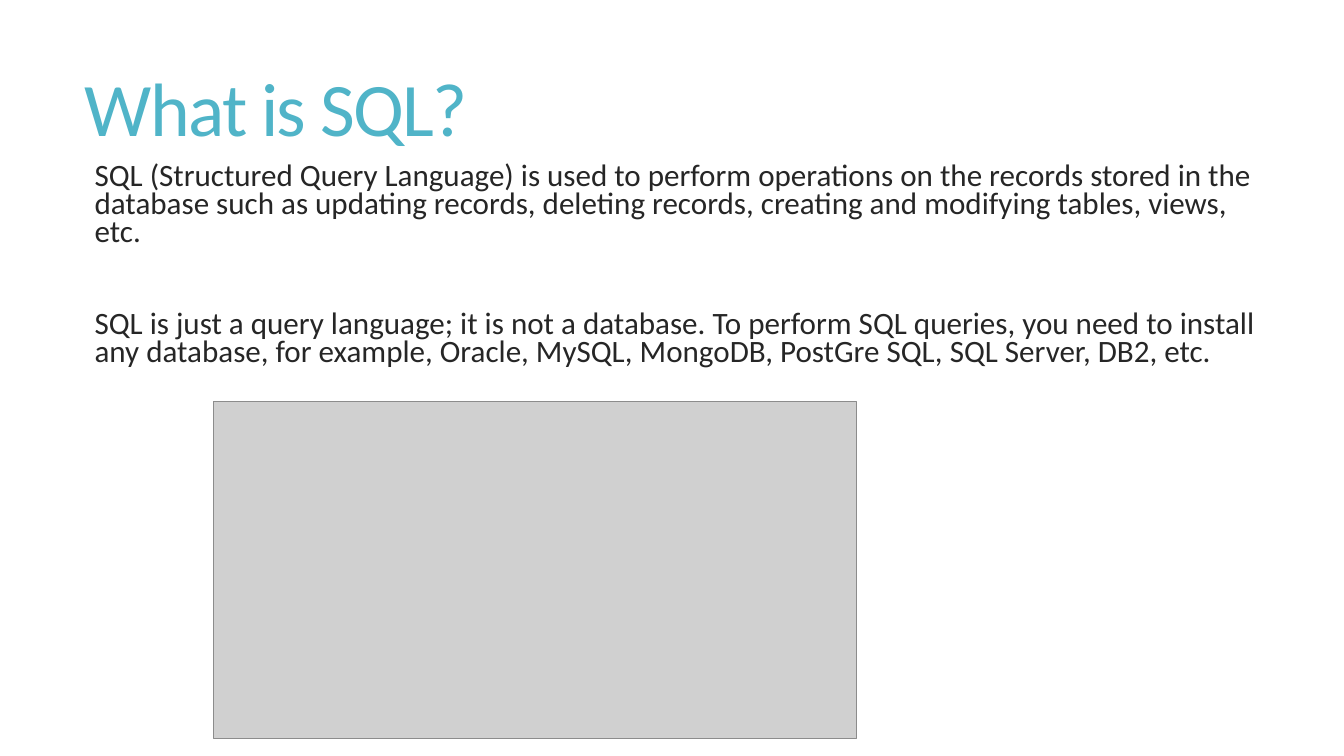
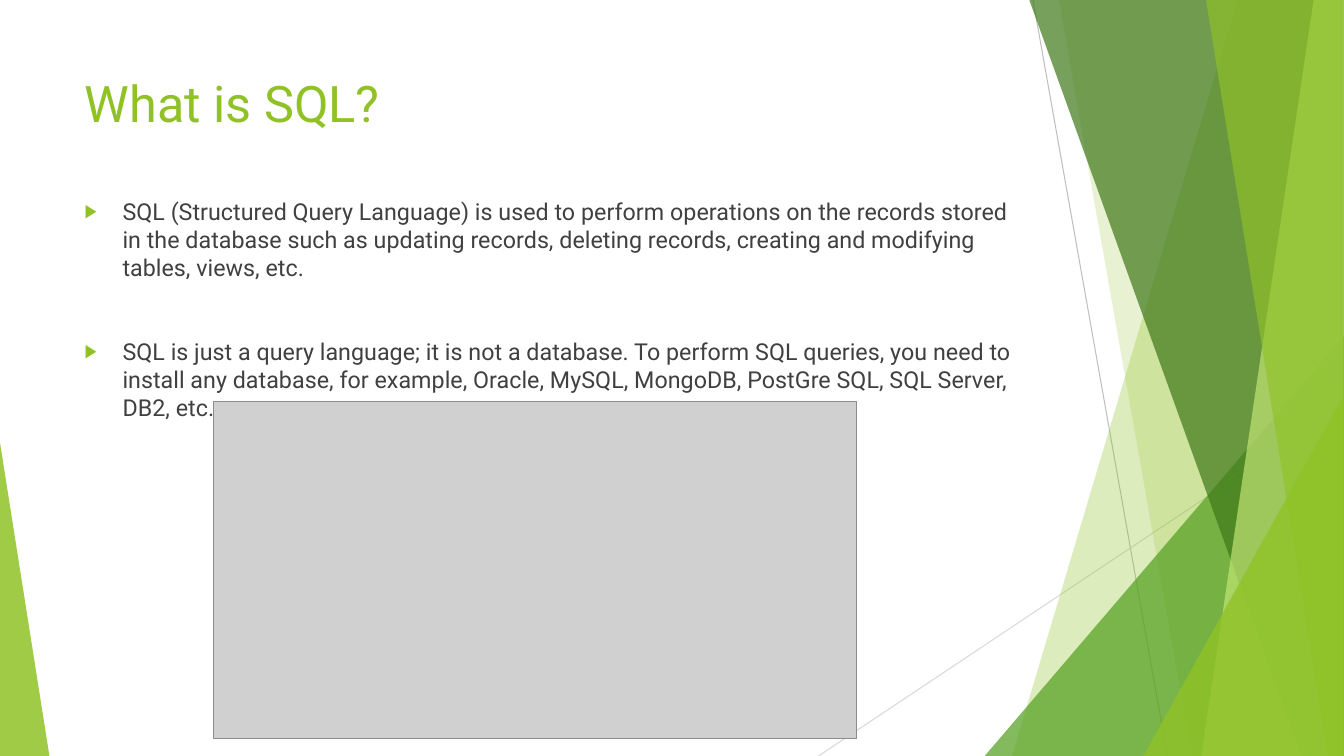
Before and after one commit to ubaid-shah/SQL-repository, a slide deck: slide 3 of SQL-Introduction.pptx. Drawn at 1344x756 pixels with LibreOffice and Linux fonts; fonts in the diff are those of the drawing; grey boxes stand for pictures. Boxes give left, top, right and bottom in pixels: in the first picture for what was removed or moved away, otherwise in the second. Text is boxed around its words. In the diff, an @@ line names an element or a change of style, - is before the commit and + after.

```diff
--- a/SQL-Introduction.pptx
+++ b/SQL-Introduction.pptx
@@ title "What is SQL?" at [85, 84, 379, 128]: size 54 to 36 pt, font Calibri to Roboto, text colour #50B4C8 to #90C226, letter spacing -1.2 to 0 pt; line spacing 0.85 to 1; vertical alignment middle to top @@
@@ text "SQL (Structured Query Language) is ...": place and size @@
-text "SQL (Structured Query Language) is ..." at [95, 163, 1254, 368]
+text "SQL (Structured Query Language) is ..." at [123, 201, 1011, 393]
@@ text "SQL (Structured Query Language) is ..." at [123, 201, 1011, 393]: size 22.2 to 16.6 pt, font Calibri to Roboto, text colour #262626 to #404040; bullet   to ▶; line spacing 0.75 to 1; less space between paragraphs @@
@@ group added at [0, 0, 1344, 756]: 5 freeform shapes, 3 triangles, 2 lines @@
```
Also in this commit, not shown: 5 other slides changed, 7 slides added, 3 slides removed, 5 other files.
